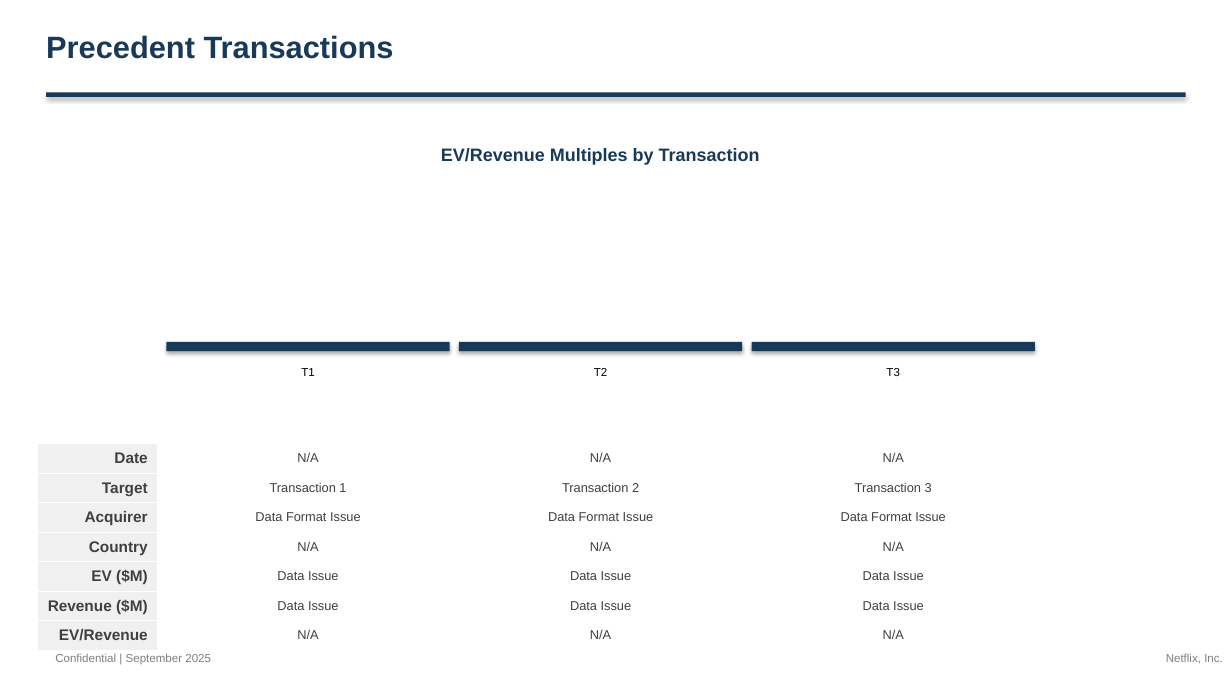
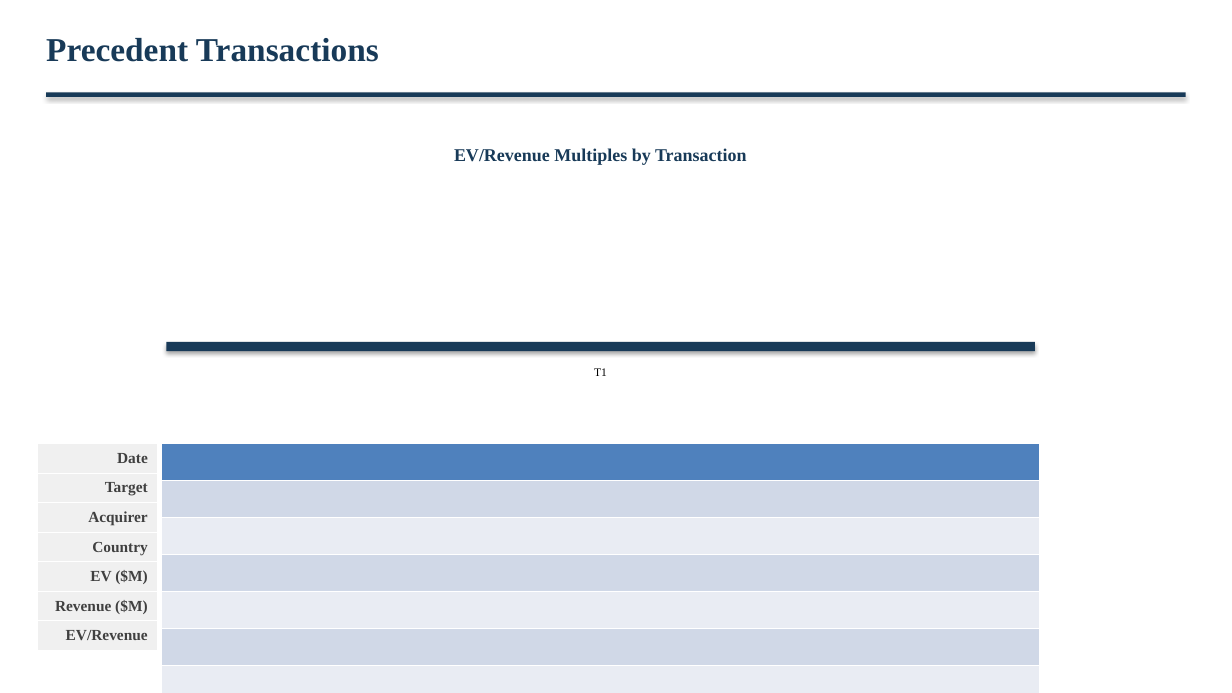
Before and after one commit to alinvb/slide_generator, a slide deck: slide 7 of output_presentation.pptx (slide 8 before the commit). Drawn at 1232x693 pixels with LibreOffice and Linux fonts; fonts in the diff are those of the drawing. Boxes give left, top, right and bottom in pixels: in the first picture for what was removed or moved away, otherwise in the second. Text is boxed around its words. In the diff, an @@ line names an element or a change of style, - is before the commit and + after.

Commit message:
feat: Comprehensive Investment Banking Research System fixes and enhancements
COMPREHENSIVE SLIDE RENDERING FIXES:
- Eliminate all hardcoded fallback data to expose real data gaps
- Implement dynamic financial metrics calculation from conversation data
- Replace hardcoded CAGR/revenue/EBITDA values with calculated metrics
- Generate profitability status dynamically from EBITDA trends
- Extract operational metrics (market share, developers) from conversation
- Enhanced competitive positioning with 4+ barriers to entry and 4+ competitive advantages
- Fixed NoneType errors in precedent transactions renderer with null-safe handling
- Complete competitive assessment matrix with industry-specific headers

CONVERSATION EXTRACTION ENHANCEMENTS:
- Strengthen conversation data extraction to fill all slide requirements
- Implement 2-phase buyers analysis with 120s timeout handling
- Add comprehensive operational metrics extraction
- Separate strategic positioning from business description
- Enhanced market coverage table with 4 dynamic columns
- Industry-specific header inference for competitive analysis

SYSTEM RELIABILITY IMPROVEMENTS:
- Add Perplexity API error handling and retry functionality
- Resolve API timeout issues with robust fallback mechanisms
- Fix company name propagation to eliminate hardcoded values
- Enhanced JSON parsing with NVIDIA sample data integration
- Complete slide validation and rendering test suite

TECHNICAL FIXES:
- Fixed IndentationError in slide_templates.py line 1878
- Corrected safe_get function import in research_agent.py
- Comprehensive null value handling across all renderers
- Dynamic content generation from conversation data only
- Remove hardcoded API keys from debug files for security compliance

Tests: All fixes validated with comprehensive test suites
- Dynamic financial metrics: 4/4 metrics with proper CAGR calculation
- Competitive positioning: 4+ barriers, 4+ advantages as required
- Slide rendering: NoneType error fixes and null-safe operations
- End-to-end validation: Complete presentation generation without hardcoded data

Resolves: Historical finance hardcoded values, empty competitive data, NoneType errors, API timeouts, conversation extraction gaps

```diff
--- a/output_presentation.pptx
+++ b/output_presentation.pptx
@@ text "Precedent Transactions" at bbox=[46, 38, 379, 62]: size 24 to 26 pt, font Arial to Times New Roman @@
@@ text "EV/Revenue Multiples by Transaction" at bbox=[454, 148, 747, 165]: font Arial to Times New Roman @@
@@ rectangle: place and size @@
-rectangle at bbox=[166, 342, 450, 351]
+rectangle at bbox=[166, 342, 1035, 351]
@@ rectangle removed at bbox=[459, 342, 743, 351] @@
@@ rectangle removed at bbox=[751, 342, 1035, 351] @@
@@ text "T1" at bbox=[594, 368, 607, 376]: font Arial to Times New Roman @@
@@ text removed at bbox=[594, 368, 607, 376] @@
-T2
@@ text removed at bbox=[886, 368, 899, 376] @@
-T3
@@ table at bbox=[37, 444, 157, 651] @@
@@ font Arial to Times New Roman @@
@@ table removed at bbox=[162, 444, 1041, 651], 7 rows, 3 columns @@
-N/A | N/A | N/A
-Transaction 1 | Transaction 2 | Transaction 3
-Data Format Issue | Data Format Issue | Data Format Issue
-N/A | N/A | N/A
-Data Issue | Data Issue | Data Issue
-Data Issue | Data Issue | Data Issue
-N/A | N/A | N/A
@@ table added at bbox=[162, 444, 1040, 651], 7 rows, 1 columns @@
+
+
+
+
+
+
+
@@ text removed at bbox=[55, 653, 211, 664] @@
-Confidential | September 2025
@@ text removed at bbox=[1166, 653, 1223, 663] @@
-Netflix, Inc.
```
Also in this commit, not shown: 4 other slides changed, 13 slides added, 10 slides removed, 43 other files.
